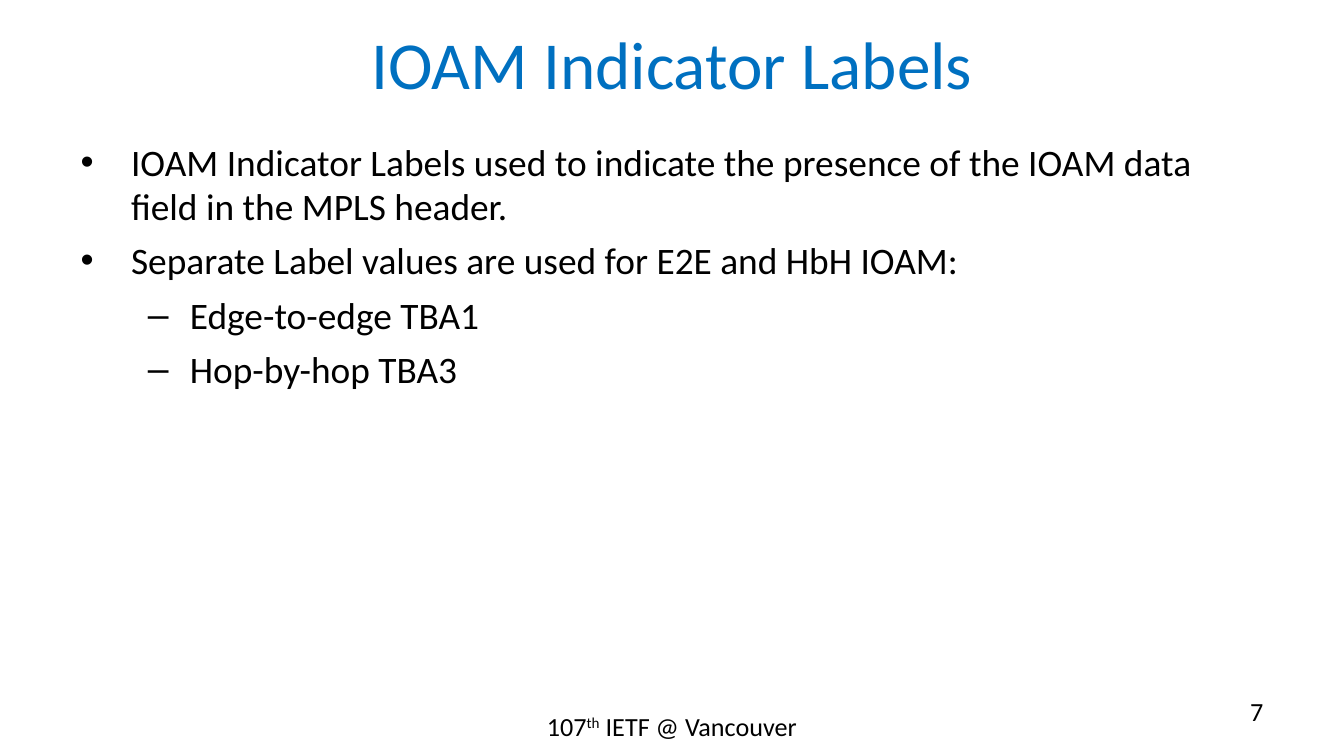
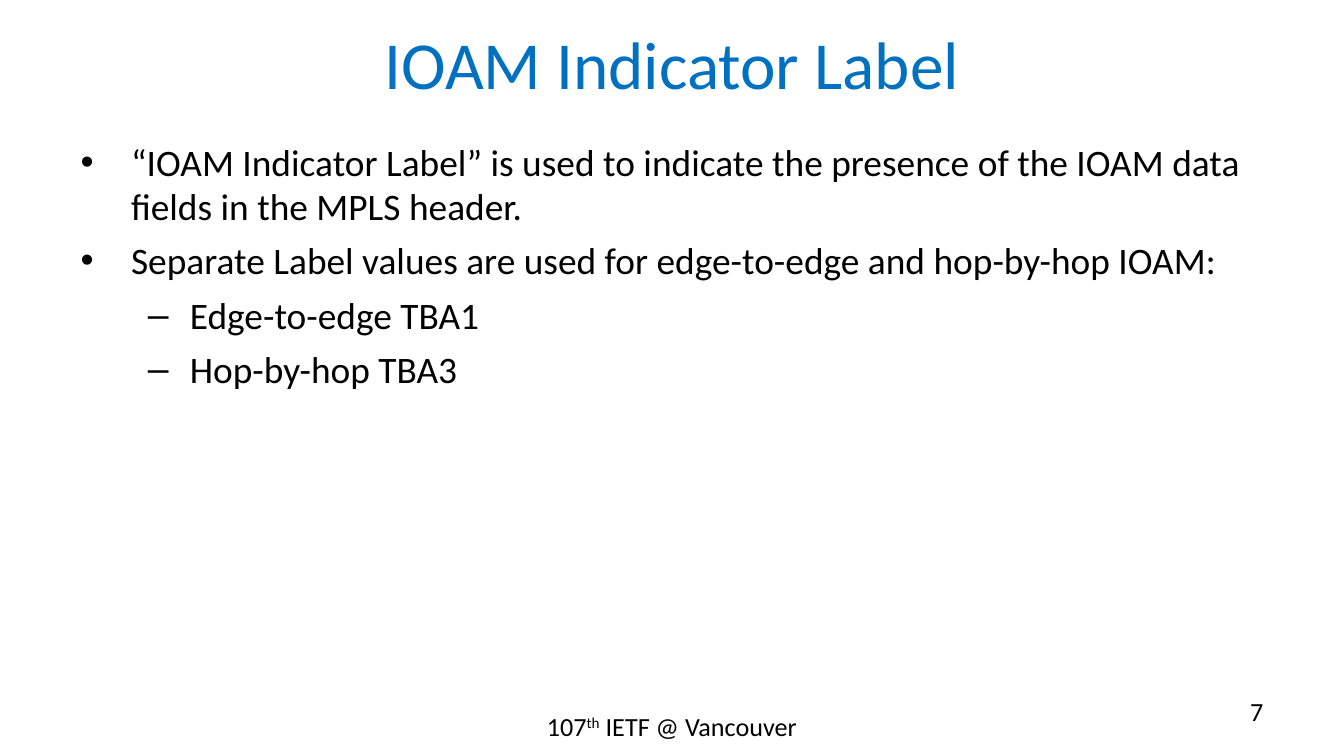
Before and after one commit to rakgandhi/ietf-slides, a slide deck: slide 7 of draft-gandhi-mpls-ioam-sr-01.pptx. Drawn at 1344x756 pixels with LibreOffice and Linux fonts; fonts in the diff are those of the drawing. Boxes give left, top, right and bottom in pixels: in the first picture for what was removed or moved away, otherwise in the second. Text is boxed around its words. In the diff, an @@ line names an element or a change of style, - is before the commit and + after.

```diff
--- a/draft-gandhi-mpls-ioam-sr-01.pptx
+++ b/draft-gandhi-mpls-ioam-sr-01.pptx
@@ title at (384,42,958,90): text changed @@
-IOAM Indicator Labels
+IOAM Indicator Label
@@ text at (131,149,1239,281): text changed @@
-• IOAM Indicator Labels used to indicate the presence of the IOAM data field in the MPLS header.
-• Separate Label values are used for E2E and HbH IOAM:
+• “IOAM Indicator Label” is used to indicate the presence of the IOAM data fields in the MPLS header.
+• Separate Label values are used for edge-to-edge and hop-by-hop IOAM:
```
Also in this commit, not shown: 5 other slides changed, 1 slide added, 1 other file.
